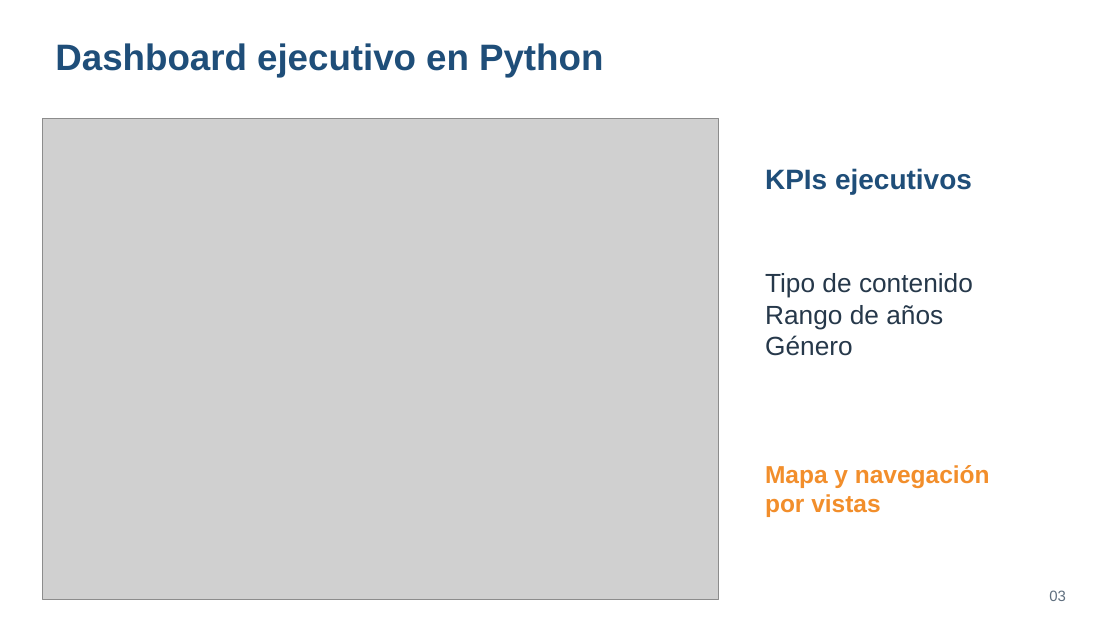
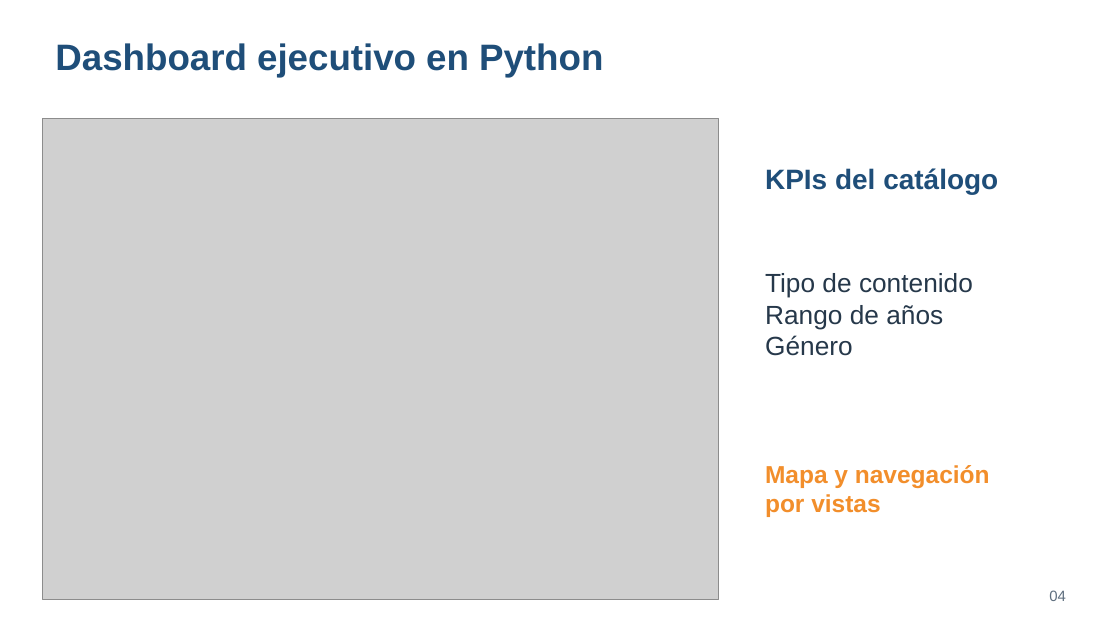
Before and after one commit to vicezepeda/STREAMVIEW-ANALYTICS, a slide deck: slide 4 of docs/Presentacion_StreamView_Semana9.pptx (slide 3 before the commit). Drawn at 1120x630 pixels with LibreOffice and Linux fonts; fonts in the diff are those of the drawing; grey boxes stand for pictures. Boxes give left, top, right and bottom in pixels: in the first picture for what was removed or moved away, otherwise in the second. Text is boxed around its words. In the diff, an @@ line names an element or a change of style, - is before the commit and + after.

```diff
--- a/docs/Presentacion_StreamView_Semana9.pptx
+++ b/docs/Presentacion_StreamView_Semana9.pptx
@@ text at [765,168,998,194]: text changed @@
-KPIs ejecutivos
+KPIs del catálogo
@@ text at [1049,590,1066,601]: text changed @@
-03
+04
```
Also in this commit, not shown: 6 other slides changed, 5 slides added, 3 slides removed, 27 other files.
